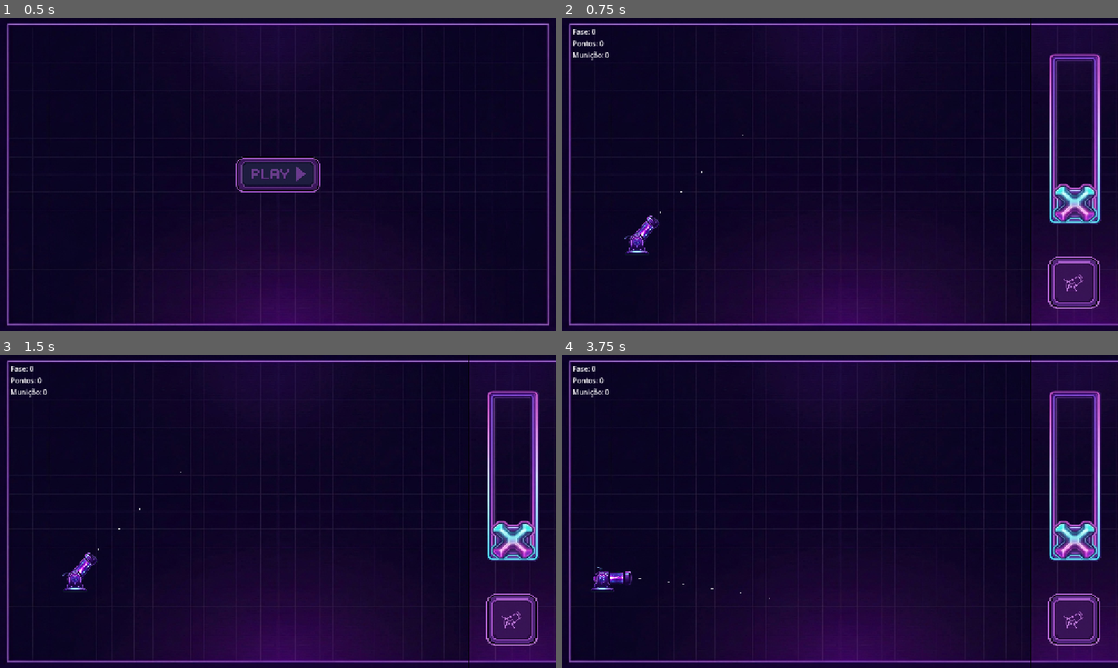
Above: before the commit, frames 1-4 (two rows, left to right).
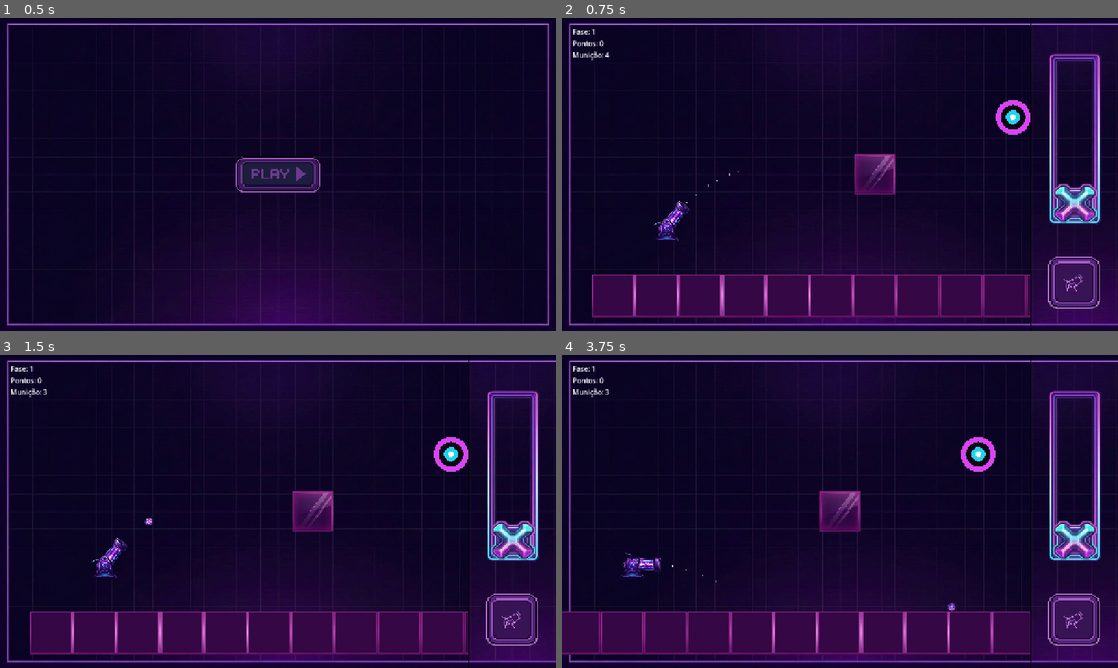
Above: after the commit, the same moments.

Repository: Zidan-09/Arc-Impact
Game: Godot game, scene res://screens/home.tscn
Same seed, same stepped clock (60 frames per second), same inputs: the game is played once before the commit and once after it.
Inputs (mouse positions are in pixels of both pictures, inside the frame that each line leads up to):
- Up to frame 1 (0.5 s): no input
- Up to frame 2 (0.75 s): click (840, 174) at 0.5 s
- Up to frame 3 (1.5 s): click (511, 621) at 1.25 s
- Up to frame 4 (3.75 s): tap Enter at 2 s; drag from (1073, 536) to (639, 570) at 2.02 s; drag from (728, 527) to (639, 570) at 2.77 s; move the mouse to (895, 442) at 3.52 s; hold Right from 3.53 s (still down); tap R at 3.6 s

Frame 1 is identical in both runs. In frame 2, 8.4% of the frame differs, in the area x 5-85%, y 3-96%; in frame 3, 8.5%; in frame 4, 9.2%, in the area x 0-85%, y 3-96%.
Error before the commit: Invalid assignment of property or key 'focus_mode' with value of type 'int' on a base object of type 'null instance'. (res://screens/game.gd:43)

Commit message:
fix(camera): route Game input through camera-immune UI layer

Diff:
--- a/screens/game.gd
+++ b/screens/game.gd
@@ -2,20 +2,17 @@
 
 const END_DELAY := 8.0
 const DEFAULT_SEED := 1
-## Margem do backdrop além dos limites (maior que `GameCamera.LIMIT_MARGIN`
-## para nenhum pixel de mundo ficar sobre o vazio em qualquer zoom/pan).
-const BACKDROP_MARGIN := 150.0
 
 @onready var world_area: Control = $WorldArea
 @onready var world: Node2D = $WorldArea/World
 @onready var level_node: Node2D = $WorldArea/World/Level
 @onready var cannon: Cannon = $WorldArea/World/Cannon
 @onready var game_camera: GameCamera = $WorldArea/World/GameCamera
-@onready var world_backdrop: Sprite2D = $WorldArea/World/WorldBackdrop
-@onready var hud = $Hud
-@onready var power_slider = $Hud/Controls/PowerSlider
-@onready var fire_button: TextureButton = $Hud/Controls/FireButton
-@onready var victory_popup = $LevelCompletePopup
+@onready var world_hit_area: Control = $UILayer/WorldHitArea
+@onready var hud = $UILayer/Hud
+@onready var power_slider = $UILayer/Hud/Controls/PowerSlider
+@onready var fire_button: TextureButton = $UILayer/Hud/Controls/FireButton
+@onready var victory_popup = $UILayer/LevelCompletePopup
 
 var builder: LevelBuilder
 var current_def: LevelDefinition = null
@@ -215,9 +212,14 @@
 			get_viewport().set_input_as_handled()
 
 
+## Região jogável em coordenadas de viewport. Usa `WorldHitArea`, um Control
+## invisível dentro de `UILayer` (CanvasLayer, imune à câmera) com a mesma
+## geometria do `WorldArea`. O `WorldArea` não serve para isso: por estar no
+## canvas padrão, seu `get_global_transform_with_canvas()` inclui a câmera e
+## o teste derivaria junto com o pan/zoom.
 func _press_in_world(viewport_pos: Vector2) -> bool:
-	var local: Vector2 = world_area.get_global_transform_with_canvas().affine_inverse() * viewport_pos
-	return Rect2(Vector2.ZERO, world_area.size).has_point(local)
+	var local: Vector2 = world_hit_area.get_global_transform_with_canvas().affine_inverse() * viewport_pos
+	return Rect2(Vector2.ZERO, world_hit_area.size).has_point(local)
 
 
 ## Centroide dos toques ativos (modo câmera com 2 dedos).
@@ -275,23 +277,7 @@
 	if bounds.size.x <= 0.0 or bounds.size.y <= 0.0:
 		bounds = current_def.play_bounds
 	game_camera.set_bounds(bounds)
-	_update_world_backdrop(bounds)
 	_reset_camera_view()
-
-
-## Ajusta o fundo em espaço de mundo para cobrir limites + margem
-## (docs/plan.md §9, opção A). O `WorldBackground` (TextureRect de UI) segue
-## como moldura estática; este Sprite2D é o que acompanha pan/zoom.
-func _update_world_backdrop(bounds: Rect2) -> void:
-	if not is_instance_valid(world_backdrop) or world_backdrop.texture == null:
-		return
-	var tex_size := world_backdrop.texture.get_size()
-	if tex_size.x <= 0.0 or tex_size.y <= 0.0:
-		return
-	var cover := bounds.grow(BACKDROP_MARGIN).size
-	world_backdrop.position = bounds.get_center()
-	var s := maxf(cover.x / tex_size.x, cover.y / tex_size.y)
-	world_backdrop.scale = Vector2(s, s)
 
 
 ## Volta ao enquadramento inicial canhão↔alvo (tecla R, duplo-clique com
